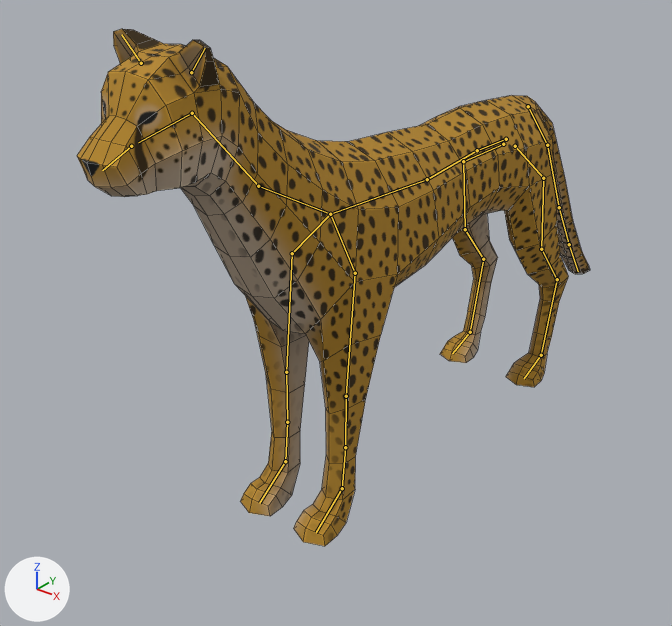
Before and after pictures for a commit that changed the FBX model Assets/Art/3D/Cheetah/Cheetah_Animated.fbx.
The view is the same before and after, from a 50 mm camera at (2.59, -4.06, 3.02) aimed at (-0.3, -0.45, 0.78). The lights are fixed; the arrows at lower left show +X, +Y and +Z. The older version comes first. Both versions are drawn at frame 1 of the action 'Armature|Cheetah_Jump'; the numbers are the values there. The bones that change, and the others that lie on the model, are drawn over the model as lines. Mesh edges are drawn as thin lines.

Names of what the first picture shows: 'Cheetah'.
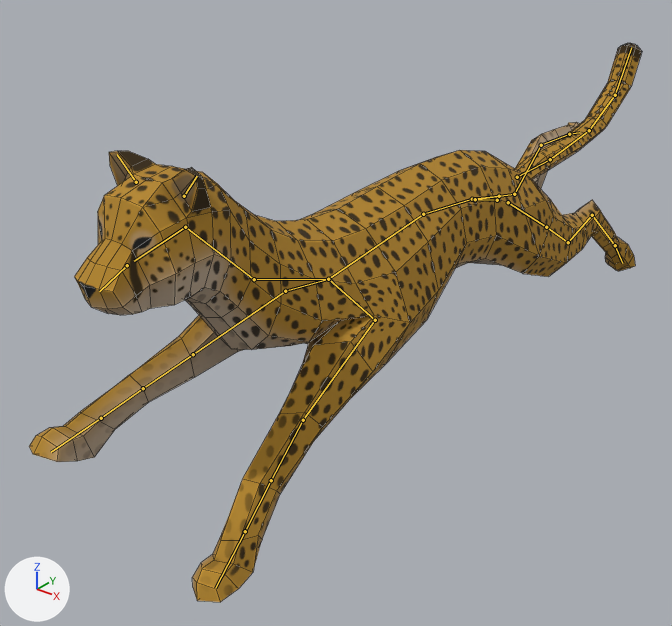
Where the change shows, as pixel boxes [x1, y1, x2, y2] in the pictures (672 x 626 px):
'Cheetah', posed (19% wider, 8% taller): before [77, 29, 590, 546]; after [29, 43, 642, 602]
bone 'Hip', root to tip: before (506, 139) to (477, 150); after (499, 196) to (472, 199)
bone 'Spine.001', root to tip: before (477, 150) to (427, 179); after (472, 199) to (423, 214)
bone 'Spine.002', root to tip: before (427, 179) to (330, 214); after (423, 214) to (328, 279)
bone 'Neck.002', root to tip: before (258, 186) to (192, 113); after (254, 279) to (185, 227)
bone 'Head', root to tip: before (192, 113) to (138, 142); after (185, 227) to (134, 261)
bone 'FrontLeg.001.R', root to tip: before (330, 214) to (292, 253); after (328, 279) to (285, 291)
bone 'FrontLeg.002.R', root to tip: before (292, 253) to (286, 372); after (285, 291) to (193, 354)
bone 'FrontLeg.003.R', root to tip: before (286, 372) to (287, 422); after (193, 354) to (143, 388)
bone 'FrontLeg.004.R', root to tip: before (287, 422) to (285, 461); after (143, 388) to (101, 418)
bone 'FrontLeg.005.R', root to tip: before (285, 461) to (259, 503); after (101, 418) to (51, 452)
bone 'FrontLeg.001.L', root to tip: before (330, 214) to (355, 273); after (328, 279) to (375, 320)
bone 'FrontLeg.002.L', root to tip: before (355, 273) to (346, 396); after (375, 320) to (303, 420)
bone 'FrontLeg.003.L', root to tip: before (346, 396) to (345, 447); after (303, 420) to (271, 480)
bone 'FrontLeg.004.L', root to tip: before (345, 447) to (342, 488); after (271, 480) to (245, 531)
bone 'FrontLeg.005.L', root to tip: before (342, 488) to (316, 532); after (245, 531) to (215, 588)
bone 'BackLeg.001.R', root to tip: before (503, 144) to (463, 161); after (497, 200) to (475, 199)
bone 'BackLeg.002.R', root to tip: before (463, 161) to (465, 229); after (475, 199) to (514, 194)
bone 'BackLeg.003.R', root to tip: before (465, 229) to (483, 259); after (514, 194) to (541, 145)
bone 'BackLeg.004.R', root to tip: before (483, 259) to (470, 332); after (541, 145) to (569, 134)
bone 'BackLeg.005.R', root to tip: before (470, 332) to (452, 353); after (569, 134) to (579, 132)
bone 'Tail.001', root to tip: before (528, 106) to (547, 145); after (517, 177) to (550, 159)
bone 'Tail.002', root to tip: before (547, 145) to (559, 207); after (550, 159) to (589, 130)
bone 'Tail.003', root to tip: before (559, 207) to (569, 244); after (589, 130) to (615, 95)
bone 'Tail.004', root to tip: before (569, 244) to (578, 271); after (615, 95) to (631, 47)
bone 'BackLeg.001.L', root to tip: before (515, 146) to (543, 178); after (508, 202) to (546, 227)
bone 'BackLeg.002.L', root to tip: before (543, 178) to (541, 249); after (546, 227) to (568, 242)
bone 'BackLeg.003.L', root to tip: before (541, 249) to (557, 279); after (568, 242) to (592, 215)
bone 'BackLeg.004.L', root to tip: before (557, 279) to (541, 355); after (592, 215) to (615, 245)
bone 'BackLeg.005.L', root to tip: before (541, 355) to (524, 378); after (615, 245) to (622, 263)

The change in detail:
Bone 'Hip' (bone_hip) moves from (0.0, 0.0, 0.0) to (0.0, 0.024, 0.345).
Bone 'Hip' (bone_hip) turns from (0, 0, 0) to (-11, 0, 0) degrees about its own x, y and z.
Bone 'Spine.001' (bone_spine_001) turns from (0, 0, 0) to (1, 0, 0) degrees about its own x, y and z.
Bone 'Spine.002' (bone_spine_002) turns from (0, 0, 0) to (20, 0, 0) degrees about its own x, y and z.
Bone 'Neck.002' (bone_neck_002) turns from (0, 0, 0) to (-6, 0, 0) degrees about its own x, y and z.
Bone 'Head' (bone_head) turns from (0, 0, 0) to (-3, 0, 0) degrees about its own x, y and z.
Bone 'FrontLeg.001.R' (bone_frontleg_001_r) turns from (0, 0, 0) to (0, 1, 24) degrees about its own x, y and z.
Bone 'FrontLeg.002.R' (bone_frontleg_002_r) turns from (0, 0, 0) to (-83, -2, -21) degrees about its own x, y and z.
Bone 'FrontLeg.003.R' (bone_frontleg_003_r) turns from (0, 0, 0) to (-5, 2, 0) degrees about its own x, y and z.
Bone 'FrontLeg.004.R' (bone_frontleg_004_r) turns from (0, 0, 0) to (6, -2, -1) degrees about its own x, y and z.
Bone 'FrontLeg.005.R' (bone_frontleg_005_r) turns from (0, 0, 0) to (49, 5, 7) degrees about its own x, y and z.
Bone 'FrontLeg.001.L' (bone_frontleg_001_l) turns from (0, 0, 0) to (6, 23, -21) degrees about its own x, y and z.
Bone 'FrontLeg.002.L' (bone_frontleg_002_l) turns from (0, 0, 0) to (-91, -7, 9) degrees about its own x, y and z.
Bone 'FrontLeg.003.L' (bone_frontleg_003_l) turns from (0, 0, 0) to (8, 7, 4) degrees about its own x, y and z.
Bone 'FrontLeg.004.L' (bone_frontleg_004_l) turns from (0, 0, 0) to (7, 11, 1) degrees about its own x, y and z.
Bone 'FrontLeg.005.L' (bone_frontleg_005_l) turns from (0, 0, 0) to (49, -9, -11) degrees about its own x, y and z.
Bone 'BackLeg.001.R' (bone_backleg_001_r) moves from (0.0, 0.0, 0.0) to (0.29, 0.176, 0.067).
Bone 'BackLeg.001.R' (bone_backleg_001_r) turns from (0, 0, 0) to (48, -34, -10) degrees about its own x, y and z.
Bone 'BackLeg.002.R' (bone_backleg_002_r) turns from (0, 0, 0) to (18, -10, 6) degrees about its own x, y and z.
Bone 'BackLeg.003.R' (bone_backleg_003_r) turns from (0, 0, 0) to (20, 2, 6) degrees about its own x, y and z.
Bone 'BackLeg.004.R' (bone_backleg_004_r) turns from (0, 0, 0) to (7, -1, 3) degrees about its own x, y and z.
Bone 'BackLeg.005.R' (bone_backleg_005_r) turns from (0, 0, 0) to (51, 0, 1) degrees about its own x, y and z.
Bone 'Tail.001' (bone_tail_001) moves from (0.0, 0.0, 0.0) to (0.0, 0.246, -0.351).
Bone 'Tail.001' (bone_tail_001) turns from (0, 0, 0) to (45, 0, 0) degrees about its own x, y and z.
Bone 'Tail.002' (bone_tail_002) turns from (0, 0, 0) to (23, 0, 0) degrees about its own x, y and z.
Bone 'Tail.003' (bone_tail_003) turns from (0, 0, 0) to (12, 0, 0) degrees about its own x, y and z.
Bone 'Tail.004' (bone_tail_004) turns from (0, 0, 0) to (30, 0, 0) degrees about its own x, y and z.
Bone 'BackLeg.001.L' (bone_backleg_001_l) moves from (0.0, 0.0, 0.0) to (-0.29, 0.176, 0.067).
Bone 'BackLeg.001.L' (bone_backleg_001_l) turns from (0, 0, 0) to (31, 18, 3) degrees about its own x, y and z.
Bone 'BackLeg.002.L' (bone_backleg_002_l) turns from (0, 0, 0) to (19, 7, -5) degrees about its own x, y and z.
Bone 'BackLeg.003.L' (bone_backleg_003_l) turns from (0, 0, 0) to (6, -1, -4) degrees about its own x, y and z.
Bone 'BackLeg.004.L' (bone_backleg_004_l) turns from (0, 0, 0) to (4, 1, -3) degrees about its own x, y and z.
Bone 'BackLeg.005.L' (bone_backleg_005_l) turns from (0, 0, 0) to (46, 0, 0) degrees about its own x, y and z.
